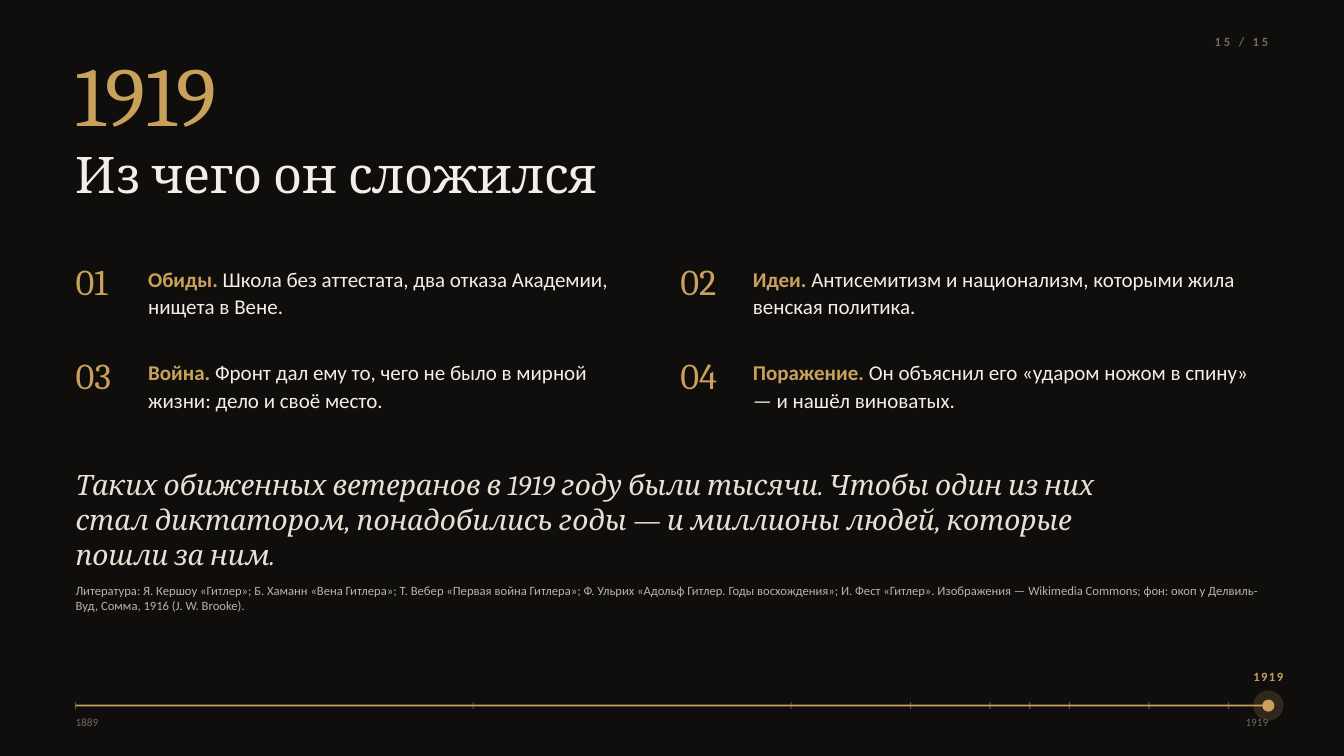
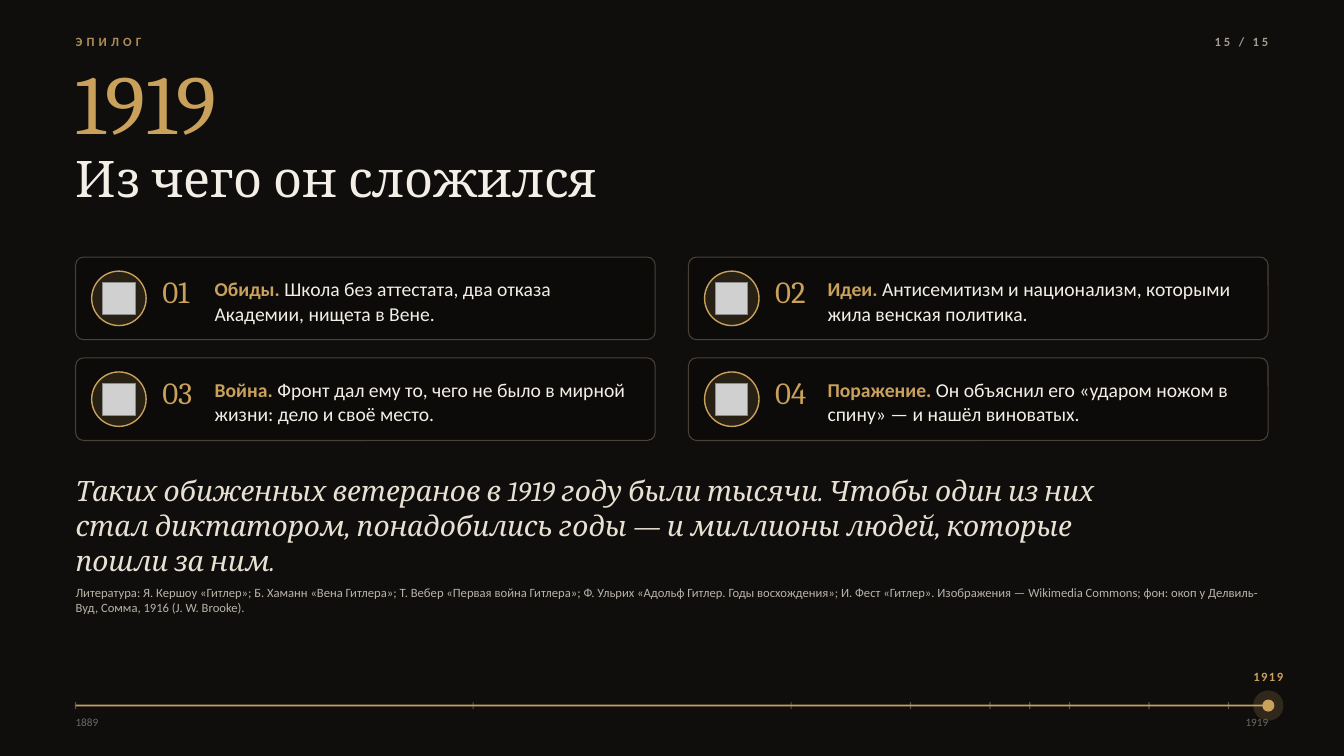
Before and after one commit to EpicGold/DDD, a slide deck: slide 15 of presentation-hitler/Гитлер_до_политической_карьеры_1889-1919.pptx. Drawn at 1344x756 pixels with LibreOffice and Linux fonts; fonts in the diff are those of the drawing; grey boxes stand for pictures; background and template pictures are left out. Boxes give left, top, right and bottom in pixels: in the first picture for what was removed or moved away, otherwise in the second. Text is boxed around its words. In the diff, an @@ line names an element or a change of style, - is before the commit and + after.

```diff
--- a/presentation-hitler/Гитлер_до_политической_карьеры_1889-1919.pptx
+++ b/presentation-hitler/Гитлер_до_политической_карьеры_1889-1919.pptx
@@ text "1919": place and size @@
-text "1919" at box(76, 69, 217, 127)
+text "1919" at box(76, 77, 217, 135)
@@ text added at box(76, 38, 142, 46), 9 pt, text #B08F56, bold @@
+ЭПИЛОГ
@@ text "15 / 15" at box(1215, 38, 1269, 46): text colour #6E6A63 to #A39C90 @@
@@ text "Из чего он сложился": place and size @@
-text "Из чего он сложился" at box(76, 157, 597, 194)
+text "Из чего он сложился" at box(76, 161, 597, 198)
@@ rounded rectangle added at box(76, 257, 655, 340), fill #0B0A09 at 65% opacity, outline #4A4237 0.75 pt @@
@@ rounded rectangle added at box(689, 257, 1268, 340), fill #0B0A09 at 65% opacity, outline #4A4237 0.75 pt @@
@@ ellipse added at box(92, 271, 146, 326), fill #C9A15B at 14% opacity, outline #C9A15B 1 pt @@
@@ picture added at box(103, 282, 135, 315) @@
@@ text "01": place and size @@
-text "01" at box(76, 270, 108, 295)
+text "01" at box(162, 282, 189, 303)
@@ text "Обиды. Школа без аттестата, два ...": place and size @@
-text "Обиды. Школа без аттестата, два ..." at box(148, 272, 608, 318)
+text "Обиды. Школа без аттестата, два ..." at box(215, 282, 551, 325)
@@ ellipse added at box(705, 271, 759, 326), fill #C9A15B at 14% opacity, outline #C9A15B 1 pt @@
@@ picture added at box(716, 282, 748, 315) @@
@@ text "02": place and size @@
-text "02" at box(680, 270, 716, 295)
+text "02" at box(775, 282, 805, 303)
@@ text "Идеи. Антисемитизм и национализм, которыми ...": place and size @@
-text "Идеи. Антисемитизм и национализм, которыми ..." at box(753, 273, 1235, 314)
+text "Идеи. Антисемитизм и национализм, которыми ..." at box(828, 283, 1230, 321)
@@ rounded rectangle added at box(76, 358, 655, 441), fill #0B0A09 at 65% opacity, outline #4A4237 0.75 pt @@
@@ rounded rectangle added at box(689, 358, 1268, 441), fill #0B0A09 at 65% opacity, outline #4A4237 0.75 pt @@
@@ ellipse added at box(92, 372, 146, 426), fill #C9A15B at 14% opacity, outline #C9A15B 1 pt @@
@@ picture added at box(103, 383, 135, 415) @@
@@ text "03": place and size @@
-text "03" at box(76, 364, 112, 390)
+text "03" at box(162, 383, 192, 404)
@@ text "Война. Фронт дал ему то, ...": place and size @@
-text "Война. Фронт дал ему то, ..." at box(148, 365, 586, 412)
+text "Война. Фронт дал ему то, ..." at box(215, 383, 625, 425)
@@ ellipse added at box(705, 372, 759, 426), fill #C9A15B at 14% opacity, outline #C9A15B 1 pt @@
@@ picture added at box(716, 383, 748, 415) @@
@@ size 26 to 22 pt in 4 elements at box(162, 282, 189, 303), box(775, 282, 805, 303), box(162, 383, 192, 404), box(775, 383, 806, 404) @@
@@ text "04": place and size @@
-text "04" at box(680, 364, 717, 389)
+text "04" at box(775, 383, 806, 404)
@@ size 15 to 14 pt; line spacing 1.08 to 1.05; vertical alignment top to middle in 4 elements at box(215, 282, 551, 325), box(215, 383, 625, 425), box(828, 283, 1230, 321), box(828, 383, 1227, 424) @@
@@ text "Поражение. Он объяснил его «ударом ...": place and size @@
-text "Поражение. Он объяснил его «ударом ..." at box(753, 365, 1248, 408)
+text "Поражение. Он объяснил его «ударом ..." at box(828, 383, 1227, 424)
@@ text "Таких обиженных ветеранов в 1919 ...": place and size @@
-text "Таких обиженных ветеранов в 1919 ..." at box(76, 473, 1094, 566)
+text "Таких обиженных ветеранов в 1919 ..." at box(76, 479, 1094, 572)
```
Also in this commit, not shown: 14 other slides changed, 4 other files.
